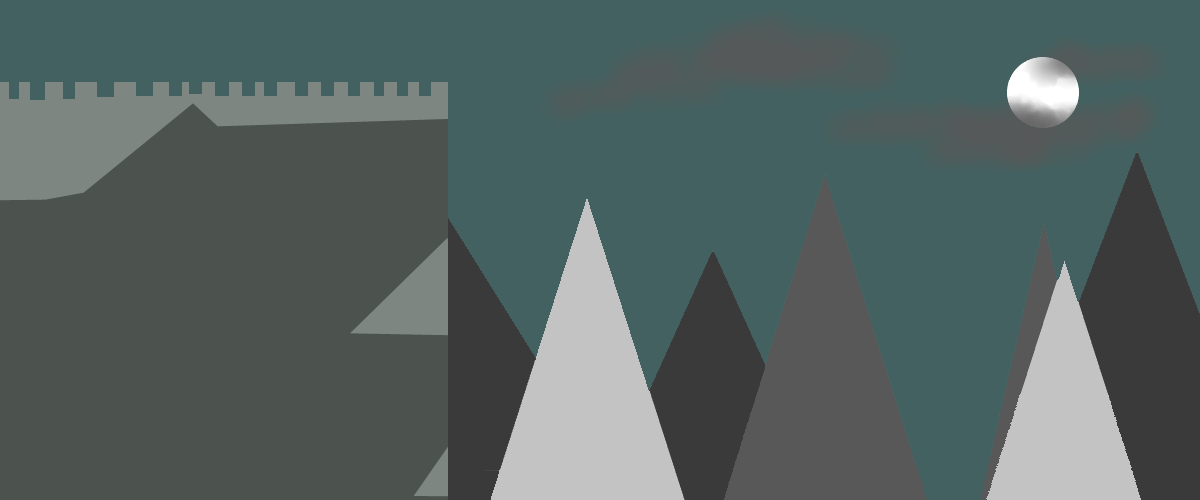
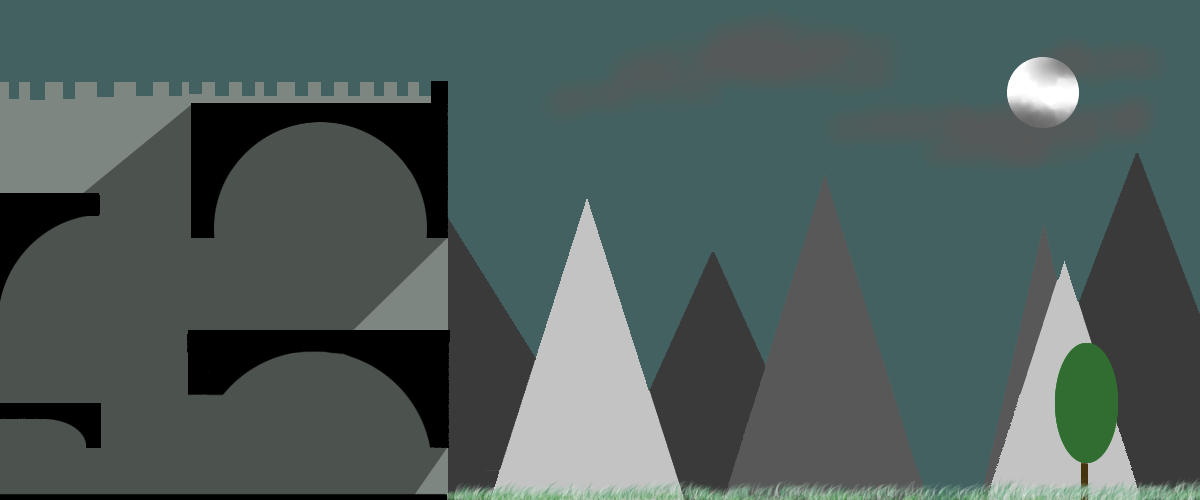
Two versions of the same layered image (1200x500). Layer-by-layer changes:
renamed "section" to "Layer 1", showed it, painted on it over <box>0,81,1200,500</box>
painted on "Background" over <box>290,114,356,124</box>
